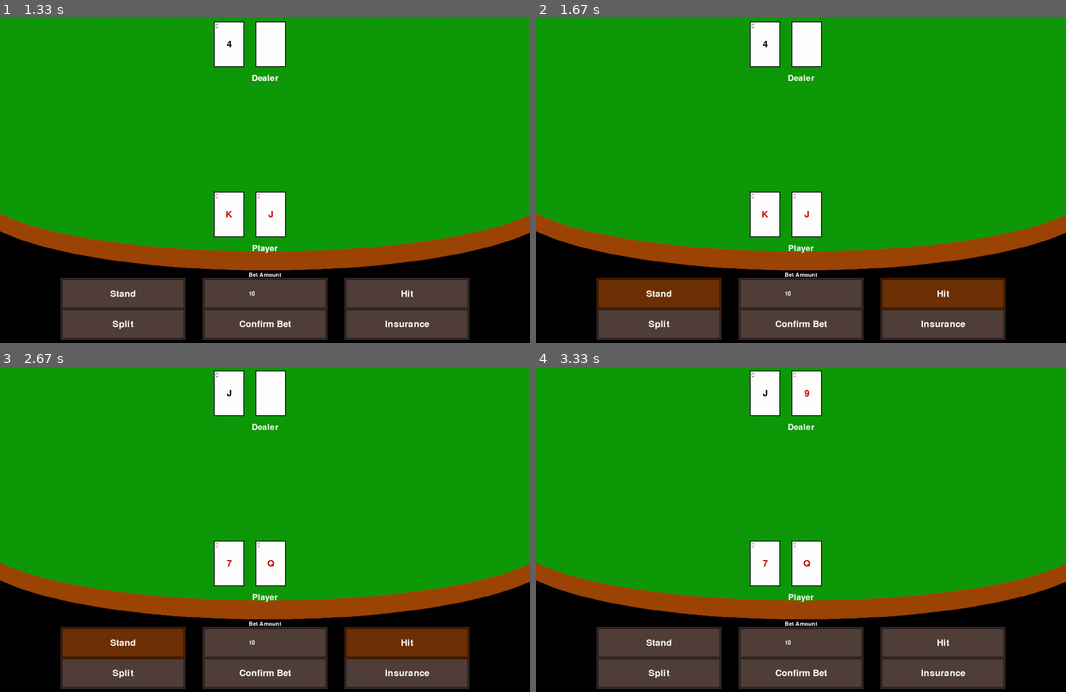
Above: before the commit, frames 1-4 (two rows, left to right).
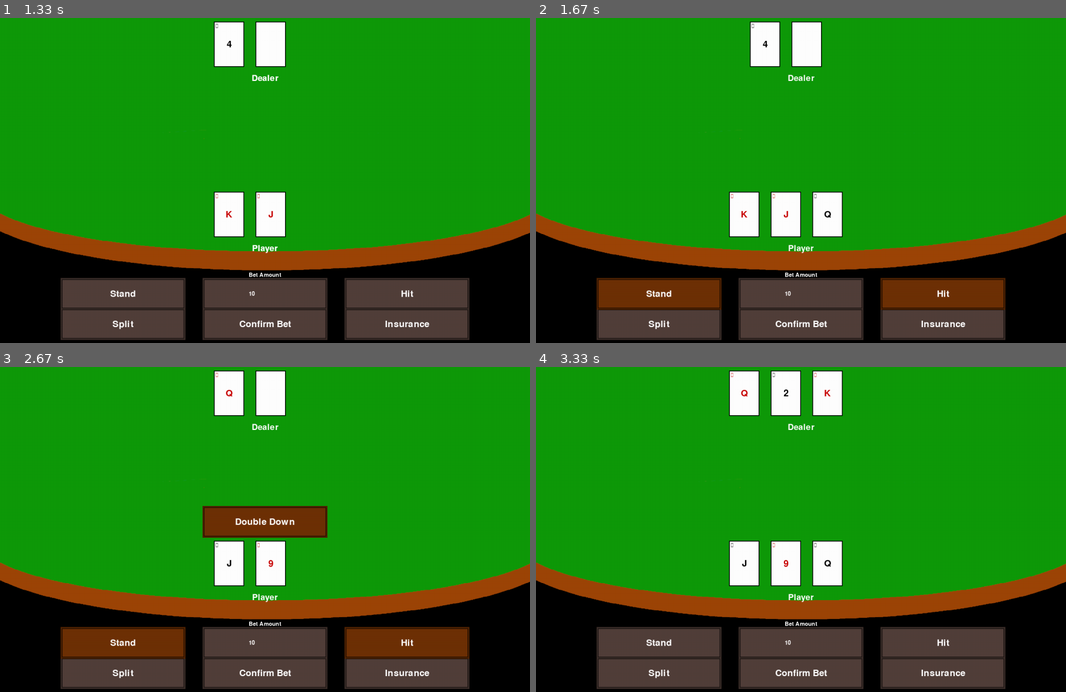
Above: after the commit, the same moments.

Repository: CDonners/None-Exam-Assessment-2026-AQA
Game: pygame game, started from bankrollBust/main.py
Same seed, same stepped clock (60 frames per second), same inputs: the game is played once before the commit and once after it.
Inputs (mouse positions are in pixels of both pictures, inside the frame that each line leads up to):
- Up to frame 1 (1.33 s): press the mouse at (265, 115) at 0.37 s; move the mouse to (270, 193) at 0.47 s; release the mouse at (280, 274) at 0.6 s; click "Start Game" at 0.78 s; click "Confirm Bet" at 1.08 s
- Up to frame 2 (1.67 s): press the mouse at (801, 174) at 1.4 s; move the mouse to (779, 115) at 1.5 s; release the mouse at (758, 60) at 1.63 s
- Up to frame 3 (2.67 s): click "Hit" at 1.75 s; press the mouse at (265, 523) at 2.07 s; move the mouse to (323, 497) at 2.17 s; release the mouse at (386, 471) at 2.3 s; press the mouse at (265, 672) at 2.4 s; move the mouse to (222, 542) at 2.5 s; release the mouse at (180, 412) at 2.63 s
- Up to frame 4 (3.33 s): click (748, 510) at 2.75 s; click (679, 636) at 3.08 s

Frame 1 is identical in both runs. In frame 2, 2.2% of the frame differs, in the area x 36-58%, y 53-68%; in frame 3, 2.4%; in frame 4, 4.5%, in the area x 36-58%, y 1-68%.

Commit message:
Added Doubling down

Diff:
--- a/bankrollBust/main.py
+++ b/bankrollBust/main.py
@@ -2,8 +2,12 @@
 from pygameUtils.buttonUtils import button, discreteSlider, inputBox
 from gameLogic import playGame
 
+## SHORT TERM GOALS
 # TODO Handle if player ges 21 or if player gets blackjack - Semi Done
 # TODO Handle deck running out of cards somehow
+# TODO Display current bustBux total
+# TODO Display current bet of each player
+# TODO Handle player running out of bustBux
 
 # Pygame Setup
 pygame.init() # Initialise Pygame
@@ -52,8 +56,10 @@
         splitButton.makeUninteractable()
         insuranceButton.makeUninteractable()
 
-    def startPlayerTurn(currentPlayer):
+    def startPlayerTurn(currentPlayer, event):
         # Check if player has natural blackjack
+        hitButton.makeInteractable()
+        standButton.makeInteractable()
         if game.checkBlackjack(currentPlayer):
             currentPlayer.bustBux += 2.5*currentPlayer.bet
             endPlayerTurn()
@@ -66,8 +72,10 @@
                 splitButton.makeInteractable()
             if dealer.hand[0].face == "A": # If the dealer has a visible Ace
                 insuranceButton.makeInteractable()
-        hitButton.makeInteractable()
-        standButton.makeInteractable()
+            if doubleDownButton.updateImage(event):
+                currentPlayer.bustBux -= currentPlayer.bet
+                currentPlayer.bet *= 2
+                currentPlayer.dealCard(game.deckInstance)
 
     # Gameplay loop
     while gamePlayRunning:
@@ -109,7 +117,7 @@
             # Starting action phase
             if game.roundStarted:
                 if currentPlayer.name == "Player": # Is the Player's turn
-                    startPlayerTurn(currentPlayer)
+                    startPlayerTurn(currentPlayer, event)
                     # Waiting for interactions
                     if standButton.updateImage(event):
                         currentPlayer.stand(game)
